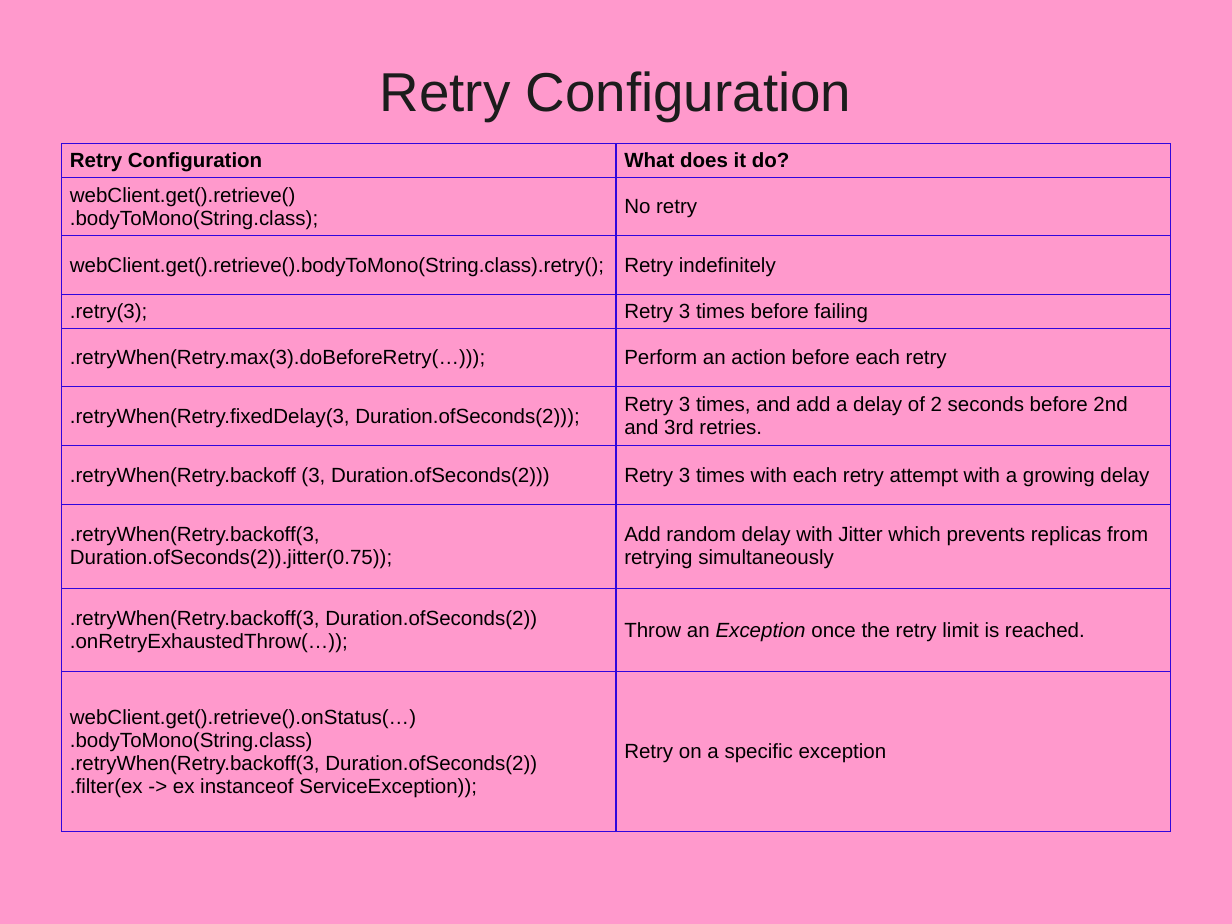
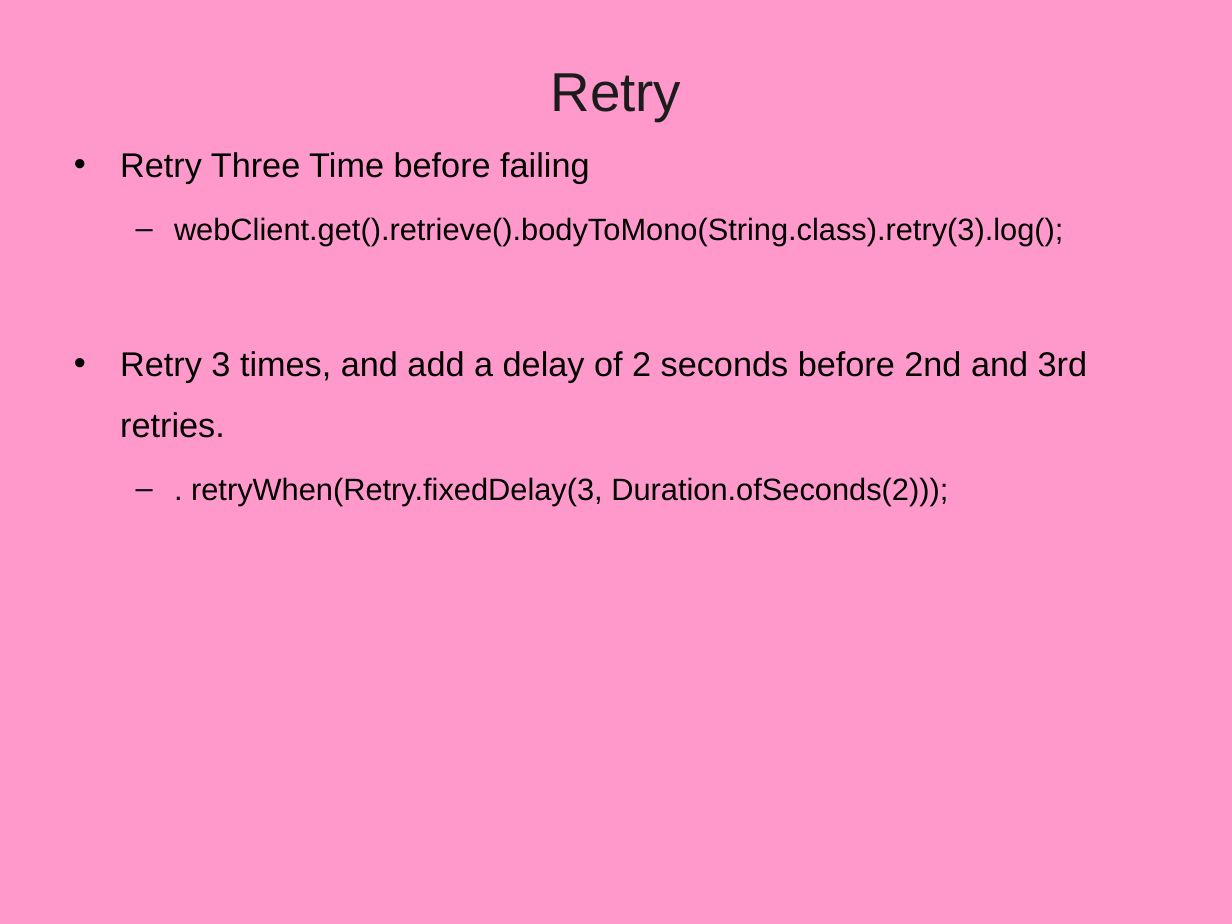
Before and after one commit to vatsanTraining/training_oct_2025, a slide deck: slide 83 of MicroService_Module2_Bajaj.pptx (slide 109 before the commit). Drawn at 1232x924 pixels with LibreOffice and Linux fonts; fonts in the diff are those of the drawing; background and template pictures are left out. Boxes give left, top, right and bottom in pixels: in the first picture for what was removed or moved away, otherwise in the second. Text is boxed around its words. In the diff, an @@ line names an element or a change of style, - is before the commit and + after.

```diff
--- a/MicroService_Module2_Bajaj.pptx
+++ b/MicroService_Module2_Bajaj.pptx
@@ title at <box>551,73,682,121</box>: text changed @@
-Retry Configuration
+Retry
@@ table removed at <box>62,144,1170,832</box>, 10 rows, 2 columns @@
-Retry Configuration | What does it do?
-webClient.get().retrieve() .bodyToMono(String.class); | No retry
-webClient.get().retrieve().bodyToMono(String.class).retry(); | Retry indefinitely
-.retry(3); | Retry 3 times before failing
-.retryWhen(Retry.max(3).doBeforeRetry(…))); | Perform an action before each retry
-.retryWhen(Retry.fixedDelay(3, Duration.ofSeconds(2))); | Retry 3 times, and add a delay of 2 seconds before 2nd and 3rd retries.
-.retryWhen(Retry.backoff (3, Duration.ofSeconds(2))) | Retry 3 times with each retry attempt with a growing delay
-.retryWhen(Retry.backoff(3, Duration.ofSeconds(2)).jitter(0.75)); | Add random delay with Jitter which prevents replicas from retrying simultaneously
-.retryWhen(Retry.backoff(3, Duration.ofSeconds(2)) .onRetryExhaustedThrow(…)); | Throw an Exception once the retry limit is reached.
-webClient.get().retrieve().onStatus(…) .bodyToMono(String.class) .retryWhen(Retry.backoff(3, Duration.ofSeconds(2)) .filter(ex -> ex instanceof ServiceException)); | Retry on a specific exception
@@ text added at <box>120,152,1087,505</box>, 18 pt, text #000000 @@
+• Retry Three Time before failing
+  – webClient.get().retrieve().bodyToMono(String.class).retry(3).log();
+• Retry 3 times, and add a delay of 2 seconds before 2nd and 3rd retries.
+  – . retryWhen(Retry.fixedDelay(3, Duration.ofSeconds(2)));
```
Also in this commit, not shown: 5 other slides changed, 2 slides removed, 1 other file.
